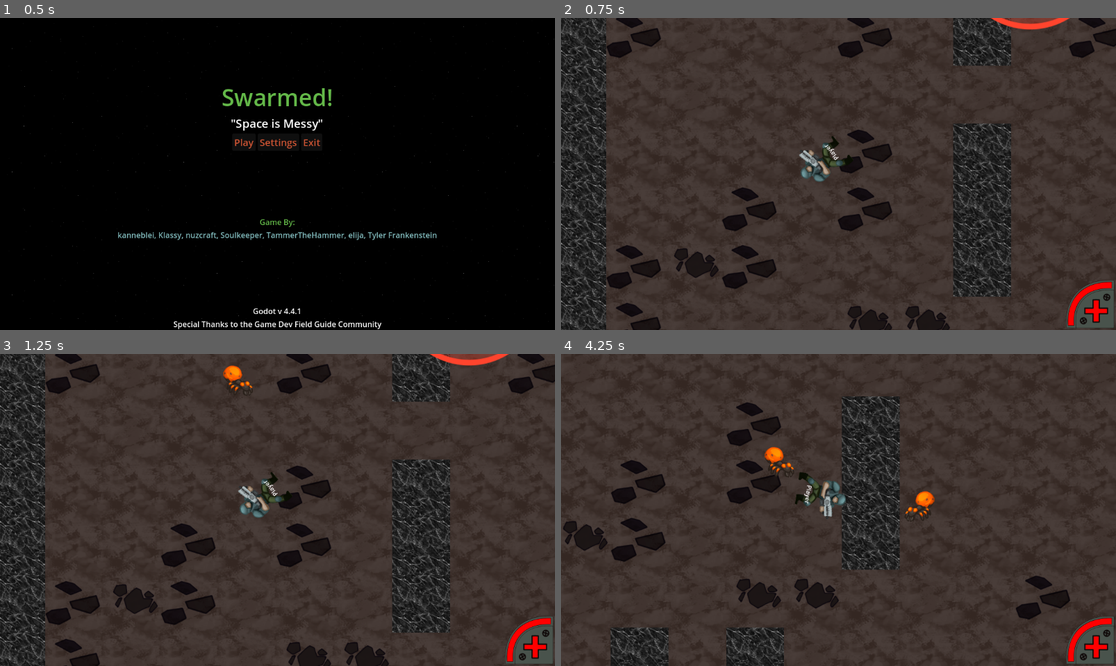
Above: before the commit, frames 1-4 (two rows, left to right).
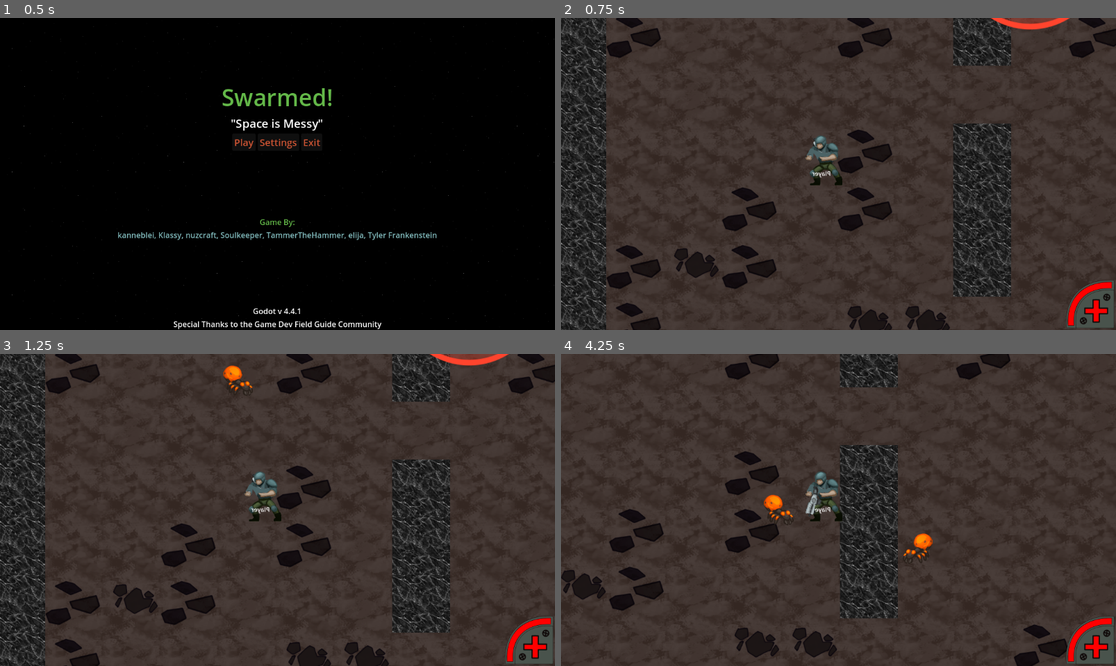
Above: after the commit, the same moments.

Repository: nuzcraft/gdfg-team-4
Game: Godot game, scene res://scenes/title.tscn
The game is run twice, just before and just after one commit, with the same random seed, the same clock (stepped at 60 frames per second) and the same inputs.
Inputs (mouse positions are in pixels of both pictures, inside the frame that each line leads up to):
- Up to frame 1 (0.5 s): no input
- Up to frame 2 (0.75 s): click "Play" at 0.5 s
- Up to frame 3 (1.25 s): no input
- Up to frame 4 (4.25 s): move the mouse to (960, 494) at 1.27 s; hold D (right) 1.28-2.03 s; hold Space (primaryAction) 1.28-2.03 s; move the mouse to (727, 525) at 2.02 s; hold S (down) 2.03-2.78 s; tap Space (primaryAction) at 2.1, 3.6 s; move the mouse to (894, 441) at 2.77 s; hold D (right) 2.78-3.53 s; hold Space (primaryAction) 2.78-3.53 s; move the mouse to (810, 572) at 3.52 s; hold W (up) from 3.53 s (still down)

Frame 1 is identical in both runs. In frame 2, 0.7% of the frame differs, in the area x 42-53%, y 37-54%; in frame 3, 0.7%; in frame 4, 15%, in the area x 0-92%, y 0-100%.

Commit message:
Fix Character and Rotate Weapon around Hero
Make it so the Hero's weapon now rotates around a fixed axis
Also added z-index so that when shooting up, the player occludes the weapon
Created a Scene for the weapon so that it can be edited more clearly, as well as the projectiles, which couldn't be properly edited before.

Diff:
--- a/projectile.gd
+++ b/projectile.gd
@@ -5,12 +5,15 @@
 var ttl := 0.0
 var direction: Vector2
 
+var projectile: Texture2D
+var collision_shape: Shape2D
+
 func _ready():
 	rotate(direction.angle())
 
 	ttl = weapon.total_ttl
-	$Sprite.texture = weapon.projectile_image
-	$CollisionShape.shape = weapon.collision_shape
+	$Sprite.texture = weapon.get_node("ProjectileType/Sprite2D").texture
+	$CollisionShape.shape = weapon.get_node("ProjectileType/CollisionShape2D").shape
 
 func _physics_process(delta):
 	ttl = ttl - delta
@@ -19,6 +22,7 @@
 	else:
 		var speed_factor := weapon.speed_curve.sample_baked(ttl/weapon.total_ttl) * weapon.speed
 		position = position + speed_factor * delta * direction
+		$Sprite.modulate = Color(1,1,1,sqrt(ttl/weapon.total_ttl))
 
 func _on_body_entered(body):
 	if body.has_method("hit"):
--- a/scenes/hero.gd
+++ b/scenes/hero.gd
@@ -11,7 +11,7 @@
 
 @export var primary_weapon: Weapon
 
-
+var facing = 1.0
 
 func _process(_delta):
 	#input
@@ -20,12 +20,17 @@
 	move_and_slide()
 	Globals.player_pos = global_position
 
-	look_at(get_global_mouse_position())
-	var playerDirection = (get_global_mouse_position() - position).normalized()
+	# Player faces the same direction as the weapon
+	var mouse_direction = (get_global_mouse_position() - position).normalized()
+	primary_weapon.aim_at(mouse_direction)
+
+	if sign(mouse_direction.x) != facing:
+		scale.x = -scale.x
+		facing = -facing
 
 	#Range attack input
 	if Input.is_action_pressed("primaryAction") and can_shoot:
-		primary_weapon.fire(global_position, playerDirection)
+		primary_weapon.fire(global_position, mouse_direction)
 
 	#Melee attack input
 	#if Input.is_action_pressed("secondaryAction") and can_melee:
--- a/scenes/hero.tscn
+++ b/scenes/hero.tscn
@@ -1,43 +1,27 @@
-[gd_scene load_steps=8 format=3 uid="uid://qxbajo21gg4j"]
+[gd_scene load_steps=5 format=3 uid="uid://qxbajo21gg4j"]
 
 [ext_resource type="Script" uid="uid://bplv08s5b0u13" path="res://scenes/hero.gd" id="1_w7pyx"]
-[ext_resource type="Texture2D" uid="uid://cx521ax71sjdh" path="res://assets/Player.png" id="2_y2sko"]
-[ext_resource type="Script" uid="uid://n5hl0c088sp6" path="res://scripts/weapon.gd" id="4_n40cg"]
-[ext_resource type="Texture2D" uid="uid://cuani15l8gpnx" path="res://assets/shot.png" id="5_txblw"]
+[ext_resource type="Texture2D" uid="uid://hck1dqeicbyn" path="res://PlaceholderAssets/hero.png" id="2_mv13s"]
+[ext_resource type="PackedScene" uid="uid://c4jn5ceehyndd" path="res://scenes/plasma_rifle.tscn" id="3_06baw"]
 
 [sub_resource type="CapsuleShape2D" id="CapsuleShape2D_0tnpc"]
 radius = 42.0
 height = 116.0
 
-[sub_resource type="Curve" id="Curve_gee14"]
-_data = [Vector2(0, 1), 0.0, 0.0, 0, 0]
-point_count = 1
-
-[sub_resource type="RectangleShape2D" id="RectangleShape2D_w7pyx"]
-size = Vector2(30, 13)
-
 [node name="Hero" type="CharacterBody2D" node_paths=PackedStringArray("primary_weapon")]
 z_index = 10
-collision_mask = 25
+collision_mask = 9
 script = ExtResource("1_w7pyx")
-primary_weapon = NodePath("PrimaryWeapon")
+primary_weapon = NodePath("PlasmaRifle")
 
 [node name="MeleeAttackTimer" type="Timer" parent="."]
 
 [node name="Sprite2D" type="Sprite2D" parent="."]
-texture = ExtResource("2_y2sko")
+texture = ExtResource("2_mv13s")
 
 [node name="CollisionShape2D" type="CollisionShape2D" parent="."]
 position = Vector2(-6.705, 5.07)
 shape = SubResource("CapsuleShape2D_0tnpc")
-
-[node name="PrimaryWeapon" type="Node" parent="."]
-script = ExtResource("4_n40cg")
-speed_curve = SubResource("Curve_gee14")
-projectile_image = ExtResource("5_txblw")
-collision_shape = SubResource("RectangleShape2D_w7pyx")
-offset = Vector2(40, -25)
-metadata/_custom_type_script = "uid://n5hl0c088sp6"
 
 [node name="Label" type="Label" parent="."]
 offset_left = -53.0
@@ -50,3 +34,5 @@
 [node name="Camera2D" type="Camera2D" parent="."]
 offset = Vector2(45, 35)
 zoom = Vector2(0.8, 0.8)
+
+[node name="PlasmaRifle" parent="." instance=ExtResource("3_06baw")]
--- /dev/null
+++ b/scenes/plasma_rifle.tscn
@@ -0,0 +1,40 @@
+[gd_scene load_steps=7 format=3 uid="uid://c4jn5ceehyndd"]
+
+[ext_resource type="Script" uid="uid://n5hl0c088sp6" path="res://scripts/weapon.gd" id="1_0g57o"]
+[ext_resource type="Texture2D" uid="uid://1jevtmmvb24o" path="res://PlaceholderAssets/weapon.png" id="2_onp2x"]
+[ext_resource type="Texture2D" uid="uid://cuani15l8gpnx" path="res://assets/shot.png" id="3_85vdb"]
+[ext_resource type="Texture2D" uid="uid://7d10pimbcvvr" path="res://PlaceholderAssets/UICircle.png" id="4_13a4g"]
+
+[sub_resource type="Curve" id="Curve_bmw2d"]
+_data = [Vector2(0, 0), 0.0, 10.6467, 0, 0, Vector2(0.129808, 0.865169), 0.849847, 0.849847, 0, 0, Vector2(0.875, 0.820225), 0.0, 0.0, 0, 0]
+point_count = 3
+
+[sub_resource type="RectangleShape2D" id="RectangleShape2D_bmw2d"]
+size = Vector2(27, 10)
+
+[node name="PlasmaRifle" type="Node2D"]
+script = ExtResource("1_0g57o")
+speed_curve = SubResource("Curve_bmw2d")
+
+[node name="Sprite2D" type="Sprite2D" parent="."]
+texture = ExtResource("2_onp2x")
+
+[node name="ProjectileType" type="Node" parent="."]
+
+[node name="Sprite2D" type="Sprite2D" parent="ProjectileType"]
+visible = false
+texture = ExtResource("3_85vdb")
+
+[node name="CollisionShape2D" type="CollisionShape2D" parent="ProjectileType"]
+visible = false
+position = Vector2(-0.5, 0)
+shape = SubResource("RectangleShape2D_bmw2d")
+
+[node name="NozzleOffset" type="Marker2D" parent="."]
+visible = false
+position = Vector2(56, -24)
+
+[node name="NozzlePositionDebug" type="Sprite2D" parent="NozzleOffset"]
+visible = false
+scale = Vector2(0.1, 0.1)
+texture = ExtResource("4_13a4g")
--- a/scripts/weapon.gd
+++ b/scripts/weapon.gd
@@ -1,27 +1,30 @@
-extends Node
+extends Node2D
 class_name Weapon
 
 @export var speed_curve : Curve
 @export var speed := 1000.0
-@export var total_ttl := 2.0
+@export var total_ttl := 1.0
 @export var cooldown := 0.5
-@export var projectile_image: Texture2D
-@export var collision_shape: Shape2D
-@export var offset: Vector2
 @export var damage:= 10
 
 var in_cooldown := false
-var projectile_scene: PackedScene
+const projectile_scene := preload("res://scenes/projectile.tscn")
 
-func _ready():
-	projectile_scene = preload("res://scenes/projectile.tscn")
+func aim_at(direction):
+	var angle = rad_to_deg(direction.angle())
+	if direction.x < 0.0:
+		rotation_degrees = 180 - angle
+	else:
+		rotation_degrees = angle
+
+	z_index = -1 if (direction.y < 0.0) else 0
 
 func fire(position, direction):
 	if in_cooldown:
 		return
 
 	var projectile = projectile_scene.instantiate()
-	projectile.position = position + offset.rotated(get_parent().get_rotation())
+	projectile.position = $NozzleOffset.global_position
 	projectile.direction = direction
 	projectile.weapon = self
 	get_tree().get_root().add_child(projectile)
Binary file added: PlaceholderAssets/hero.png
Not shown, added: PlaceholderAssets/hero.png.import
Binary file added: PlaceholderAssets/weapon.png
Not shown, added: PlaceholderAssets/weapon.png.import
